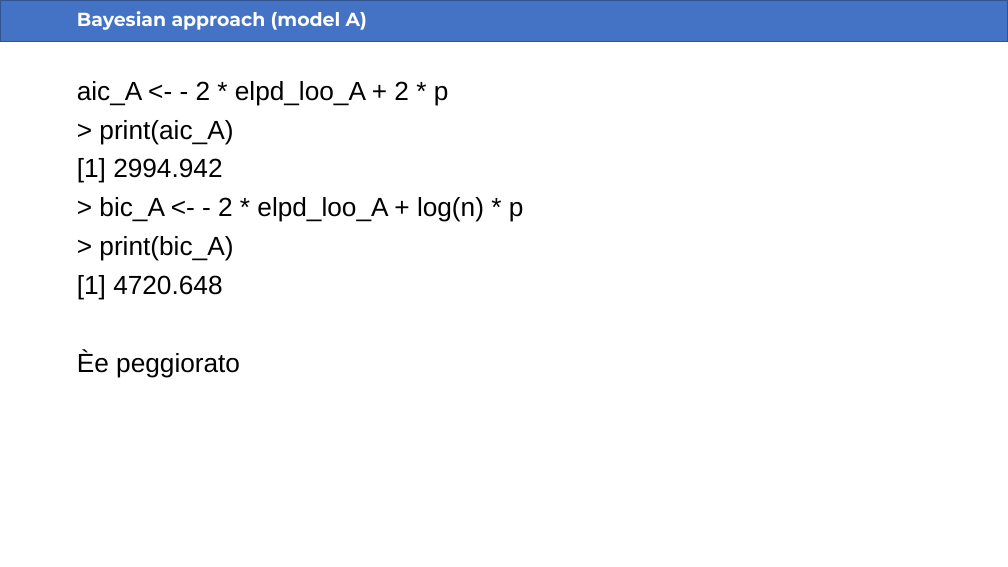
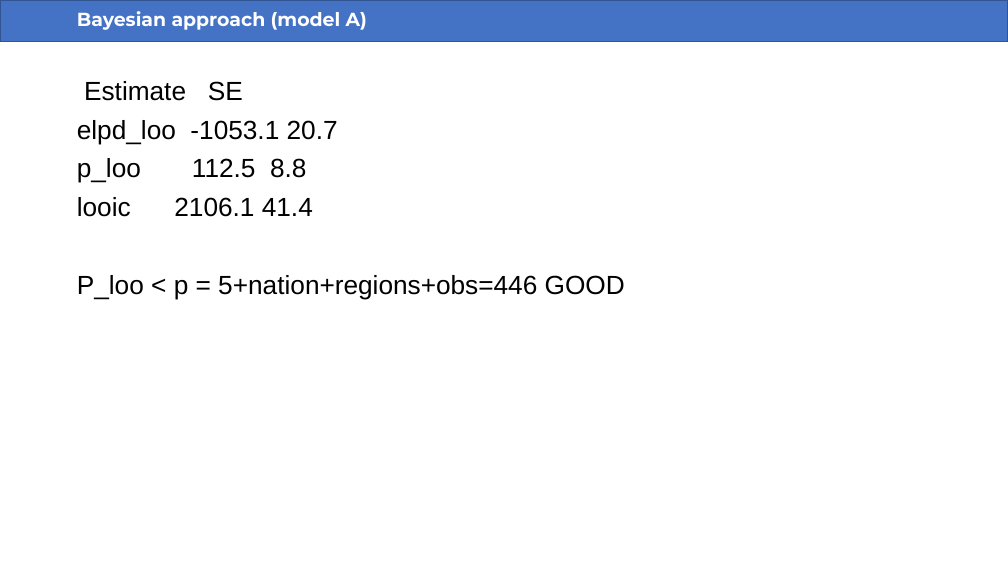
Before and after one commit to saraserafino/UVB-exposure-on-melanoma-mortality, a slide deck: slide 22 of UVB-exposure-on-melanoma-mortality.pptx. Drawn at 1008x567 pixels with LibreOffice and Linux fonts; fonts in the diff are those of the drawing. Boxes give left, top, right and bottom in pixels: in the first picture for what was removed or moved away, otherwise in the second. Text is boxed around its words. In the diff, an @@ line names an element or a change of style, - is before the commit and + after.

```diff
--- a/UVB-exposure-on-melanoma-mortality.pptx
+++ b/UVB-exposure-on-melanoma-mortality.pptx
@@ text at [77, 81, 625, 300]: text changed @@
-aic_A <- - 2 * elpd_loo_A + 2 * p
-> print(aic_A)
-[1] 2994.942
-> bic_A <- - 2 * elpd_loo_A + log(n) * p
-> print(bic_A)
-[1] 4720.648
-Èe peggiorato
+Estimate SE
+elpd_loo -1053.1 20.7
+p_loo 112.5 8.8
+looic 2106.1 41.4
+P_loo < p = 5+nation+regions+obs=446 GOOD
```
Also in this commit, not shown: 1 other slide changed, 3 other files.
